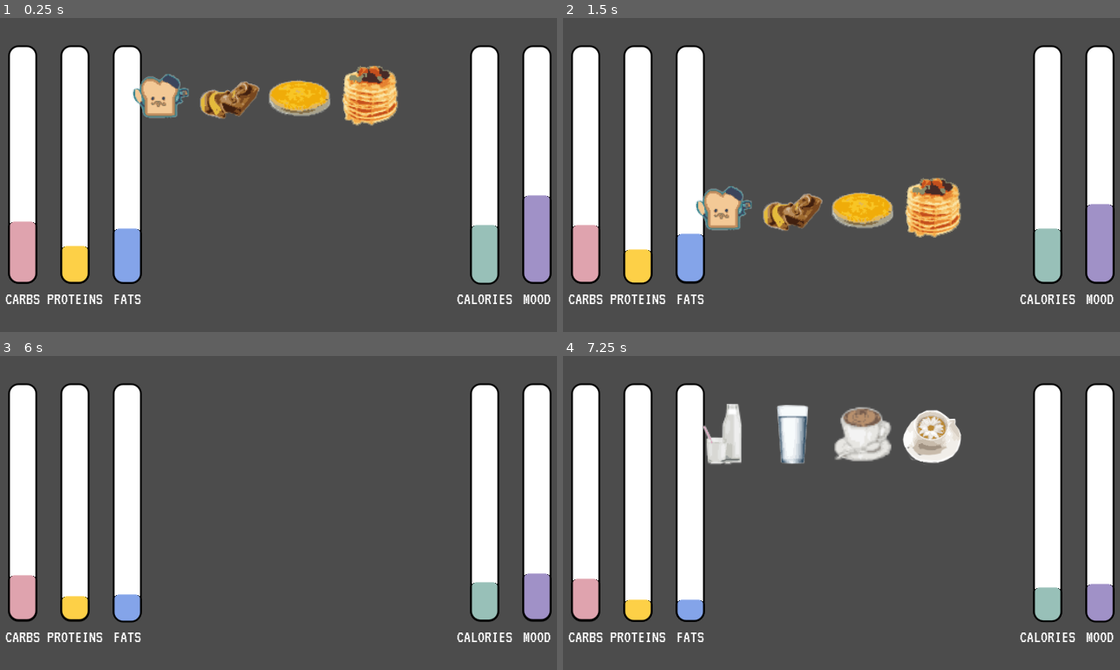
Above: before the commit, frames 1-4 (two rows, left to right).
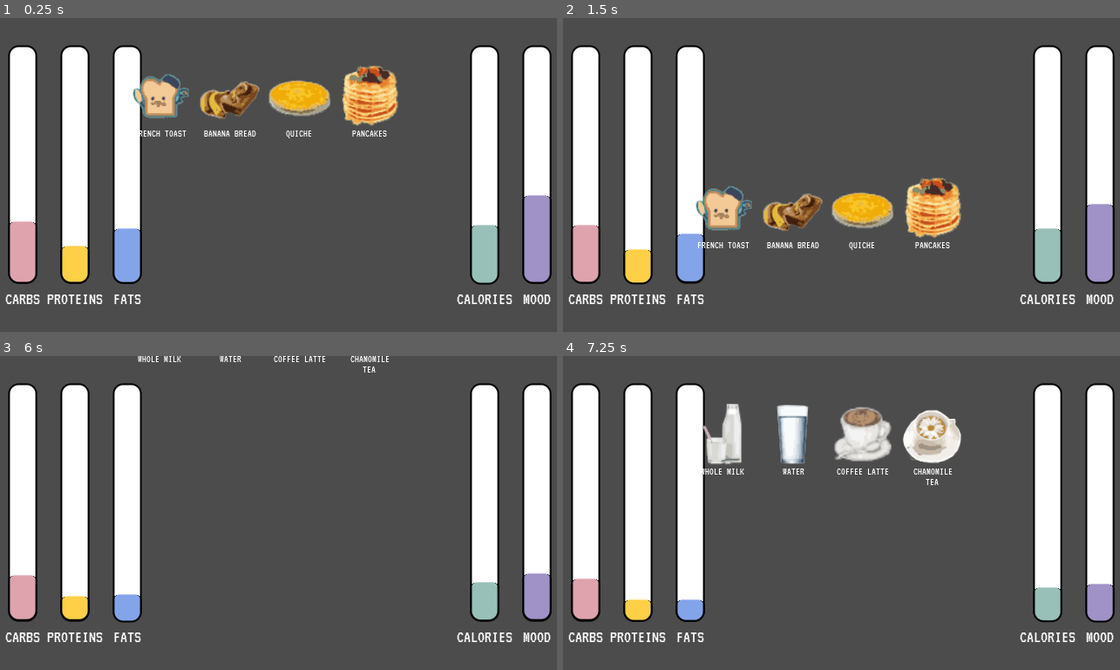
Above: after the commit, the same moments.

Repository: knightsean00/hippo
Game: Godot game, scene res://Scene/Game.tscn
The game is run twice, just before and just after one commit, with the same random seed, the same clock (stepped at 60 frames per second) and the same inputs.
Inputs (mouse positions are in pixels of both pictures, inside the frame that each line leads up to):
- Up to frame 1 (0.25 s): no input
- Up to frame 2 (1.5 s): move the mouse to (724, 118) at 0.52 s; click (724, 118) at 0.67 s; move the mouse to (791, 184) at 1.27 s; click (791, 184) at 1.42 s
- Up to frame 3 (6 s): move the mouse to (300, 591) at 2.02 s; click (300, 591) at 2.17 s; move the mouse to (367, 657) at 2.77 s; click (367, 657) at 2.92 s; move the mouse to (445, 560) at 3.52 s; click (445, 560) at 3.67 s; move the mouse to (111, 465) at 4.27 s; click (111, 465) at 4.42 s; move the mouse to (306, 513) at 5.02 s; click (306, 513) at 5.17 s; move the mouse to (194, 434) at 5.77 s; click (194, 434) at 5.92 s
- Up to frame 4 (7.25 s): move the mouse to (724, 365) at 6.52 s; click (724, 365) at 6.67 s

The runs differ from the first frame. In frame 1, 0.3% of the frame differs, in the area x 25-70%, y 35-39%; in frame 2, 0.4%, in the area x 24-70%, y 71-74%; in frame 3, 0.3%; in frame 4, 0.3%.

Commit message:
Add label to foodsprite

Diff:
--- a/src/Panel.gd
+++ b/src/Panel.gd
@@ -6,7 +6,7 @@
 var grow_rate = 0
 var color
 
-func init(init_val, max_val, grow_rate, color = Color(255, 255, 0)):
+func init(init_val, max_val, grow_rate, color = Color(1, 0, 0)):
 	self.cur_val = init_val
 	self.max_val = max_val
 	self.grow_rate = grow_rate
@@ -15,7 +15,6 @@
 	var stylebox = self.get_stylebox("panel").duplicate()
 	stylebox.bg_color = self.color
 	self.add_stylebox_override("panel", stylebox)
-	print(stylebox.bg_color)
 
 # Called when the node enters the scene tree for the first time.
 func _ready():
--- a/src/Scene/FoodSprite.gd
+++ b/src/Scene/FoodSprite.gd
@@ -2,6 +2,7 @@
 
 onready var sprite = get_node("Sprite")
 onready var collision = get_node("CollisionShape2D")
+onready var label = get_node("Label")
 
 signal FOOD_CLICKED
 
@@ -25,6 +26,8 @@
 
 # Called when the node enters the scene tree for the first time.
 func _ready():
+	label.text = self.food_name
+
 	sprite.texture = texture
 	sprite.position = init_location
 
@@ -39,9 +42,7 @@
 	collision.shape.extents = Vector2(self.height/2, self.height/2)
 	collision.position = init_location
 
-#func _input(event):
-#	if event is InputEventMouseButton && event.is_pressed() && event.button_index == BUTTON_LEFT:
-#		print("clicked on sprite")
+	label.set_position(init_location + Vector2(-16, self.height/2))
 
 func _input_event(_viewport, event, _shape_idx):
 	if event is InputEventMouseButton && event.is_pressed() && event.button_index == BUTTON_LEFT:
--- a/src/Scene/FoodSprite.tscn
+++ b/src/Scene/FoodSprite.tscn
@@ -1,9 +1,15 @@
-[gd_scene load_steps=3 format=2]
+[gd_scene load_steps=5 format=2]
 
 [ext_resource path="res://Scene/FoodSprite.gd" type="Script" id=1]
+[ext_resource path="res://Fonts/VT323-Regular.ttf" type="DynamicFontData" id=2]
 
 [sub_resource type="RectangleShape2D" id=1]
 extents = Vector2( 31.5, 31.5 )
+
+[sub_resource type="DynamicFont" id=2]
+size = 6
+extra_spacing_bottom = -3
+font_data = ExtResource( 2 )
 
 [node name="FoodSprite" type="Area2D"]
 position = Vector2( 32, 32 )
@@ -13,3 +19,14 @@
 
 [node name="CollisionShape2D" type="CollisionShape2D" parent="."]
 shape = SubResource( 1 )
+
+[node name="Label" type="Label" parent="."]
+margin_left = -16.0
+margin_top = 32.0
+margin_right = 16.0
+margin_bottom = 49.0
+custom_fonts/font = SubResource( 2 )
+text = "steak with the mustard"
+align = 1
+autowrap = true
+uppercase = true
--- a/src/Scene/ParentBar.gd
+++ b/src/Scene/ParentBar.gd
@@ -8,6 +8,9 @@
 var label
 var grow_rate
 var color
+
+#TODO: add function to deal with food selection
+#TODO: add line for ideal value
 
 func init(label, init_val, max_val, grow_rate, color = Color(255, 255, 0)):
 	self.label = label
